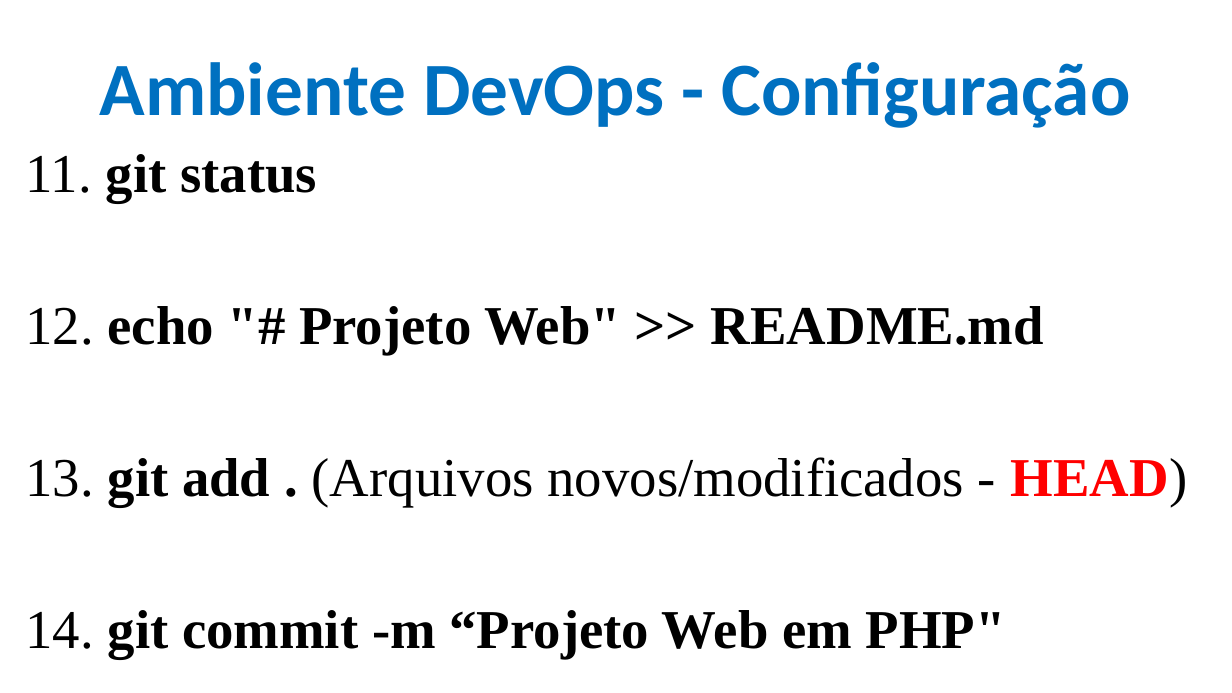
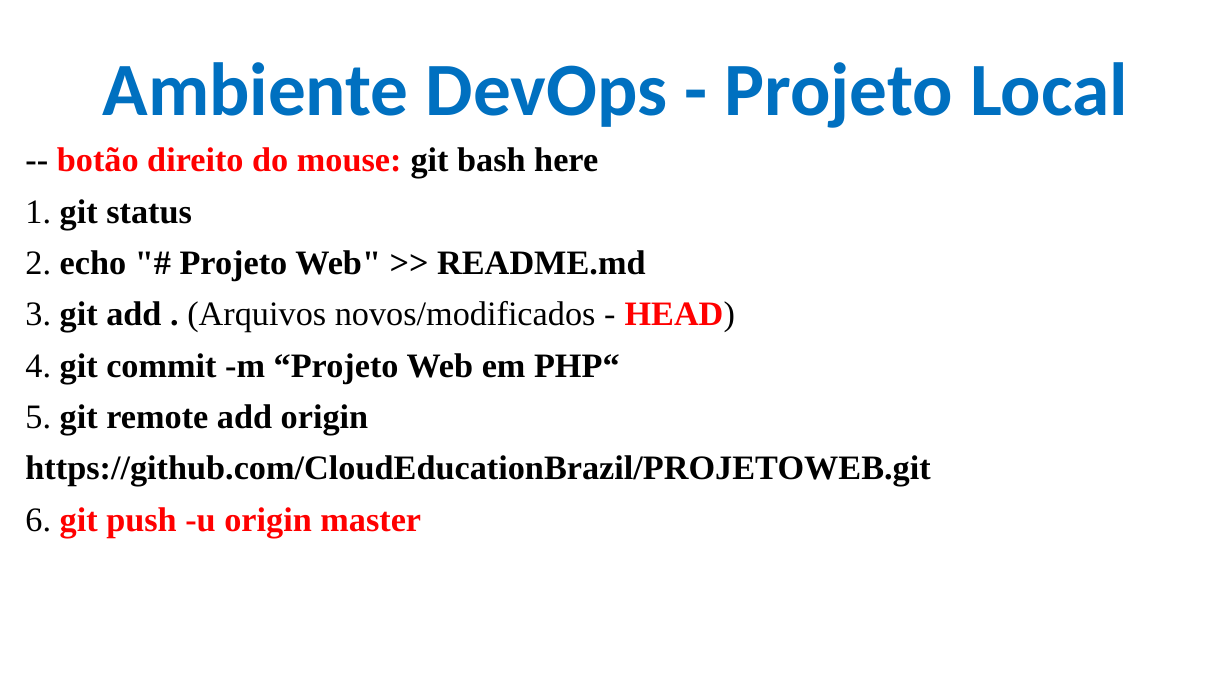
Before and after one commit to CloudEducationBrazil/WydenDesenvolvimentoWebPHP, a slide deck: slide 6 of 01 Classes/Aula 02 Desenvolvimento Web PHP - HTML.pptx (slide 10 before the commit). Drawn at 1232x693 pixels with LibreOffice and Linux fonts; fonts in the diff are those of the drawing; background and template pictures are left out. Boxes give left, top, right and bottom in pixels: in the first picture for what was removed or moved away, otherwise in the second. Text is boxed around its words. In the diff, an @@ line names an element or a change of style, - is before the commit and + after.

```diff
--- a/01 Classes/Aula 02 Desenvolvimento Web PHP - HTML.pptx
+++ b/01 Classes/Aula 02 Desenvolvimento Web PHP - HTML.pptx
@@ title at (x1=103, y1=62, x2=1128, y2=128): text changed @@
-Ambiente DevOps - Configuração
+Ambiente DevOps - Projeto Local
@@ text at (x1=25, y1=147, x2=930, y2=538): text changed; size 32 to 20 pt @@
-11. git status
-12. echo "# Projeto Web" >> README.md
-13. git add . (Arquivos novos/modificados - HEAD)
-14. git commit -m “Projeto Web em PHP"
+-- botão direito do mouse: git bash here
+1. git status
+2. echo "# Projeto Web" >> README.md
+3. git add . (Arquivos novos/modificados - HEAD)
+4. git commit -m “Projeto Web em PHP“
+5. git remote add origin
+https://github.com/CloudEducationBrazil/PROJETOWEB.git
+6. git push -u origin master
```
Also in this commit, not shown: 12 other slides changed, 6 slides removed, 1 other file.
